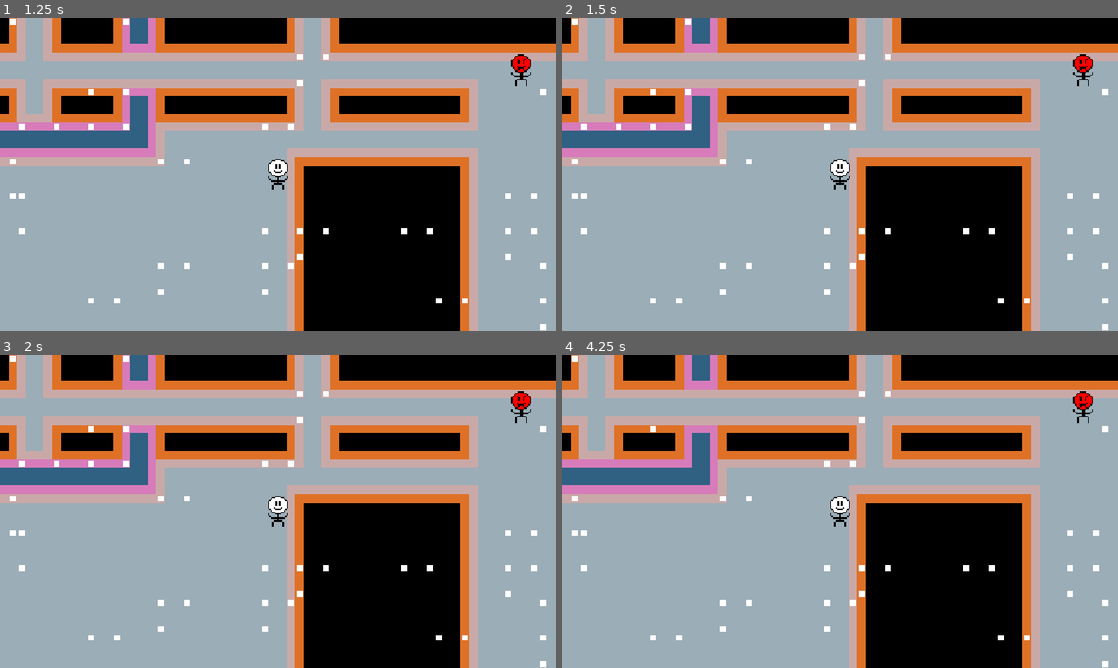
Above: before the commit, frames 1-4 (two rows, left to right).
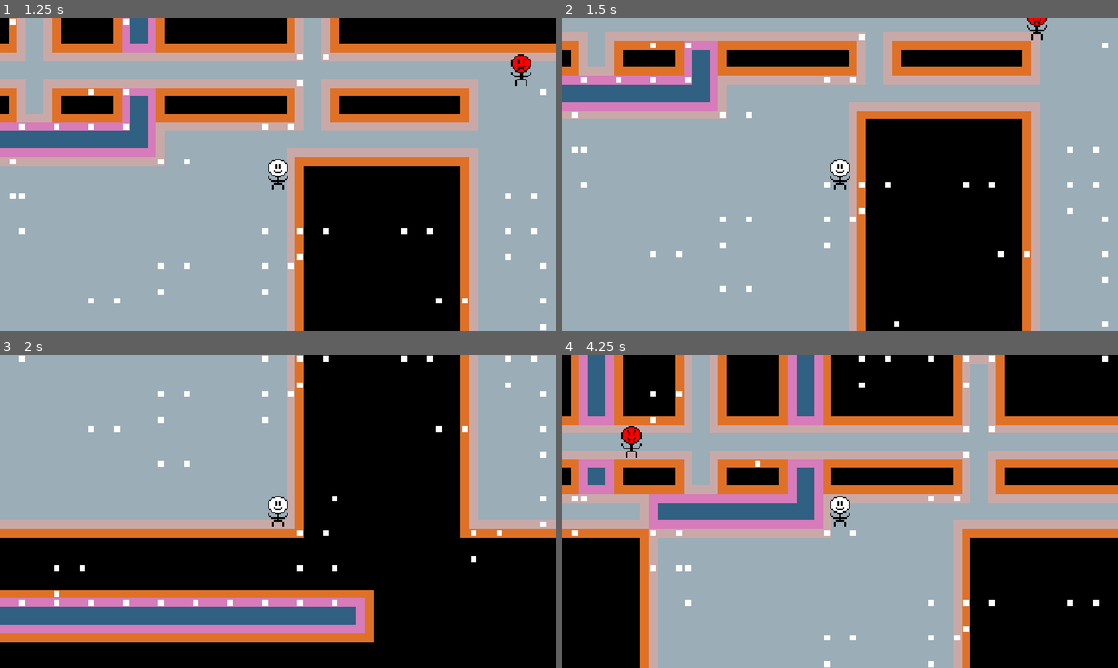
Above: after the commit, the same moments.

Repository: jessica-seabolt/novice
Game: Godot game, scene res://dungeon/dungeon.tscn
Two runs of this game, one before a commit and one after it. Both use one fixed random seed, a clock stepped at 60 frames per second and the inputs below.
Inputs:
- Up to frame 1 (1.25 s): tap Enter at 0.5 s; hold D (move_right) from 0.53 s (still down); hold Shift (sprint) from 0.53 s (still down); tap Ctrl (aim, bound only after the commit) at 0.8 s
- Up to frame 2 (1.5 s): tap Space at 1.25 s; release D (move_right) at 1.28 s; release Shift (sprint) at 1.28 s; hold S (move_down) from 1.28 s (still down); tap Ctrl (aim, bound only after the commit) at 1.35 s
- Up to frame 3 (2 s): keep holding S (move_down); tap Shift (sprint) at 1.55 s
- Up to frame 4 (4.25 s): release S (move_down) at 2.03 s; hold D (move_right) 2.03-2.78 s; hold Shift (sprint) 2.03-2.78 s; tap Ctrl (aim, bound only after the commit) at 2.3, 2.85, 3.8 s; tap Enter at 2.75 s; hold W (move_up) 2.78-3.53 s; tap Shift (sprint) at 3.05 s; hold A (move_left) from 3.53 s (still down); hold Shift (sprint) from 3.53 s (still down)

Frame 1 is identical in both runs. In frame 2, 36% of the frame differs, in the area x 0-100%, y 0-100%; in frame 3, 69%; in frame 4, 71%.

Commit message:
Add turning in place; refine when runs stop
- Hold aim (Ctrl or left shoulder) and press a direction to turn
- While aiming, an overlay shows the grid and the line of tiles the
  player faces, up to the first wall
- Entities now have a facing direction, set by each step or by face()
- A run stops when the player's own step lands next to an entity, not
  when an entity walks up to the player
- After a run stops, letting go of sprint while holding the direction
  walks on; letting go of the direction still allows a fresh run
- Stick input only cancels a run when pointed 90 degrees or more away
  from it, or let go and pushed again, so stick wobble doesn't stop runs
- Hug my wife

Diff:
--- a/entity/entity.gd
+++ b/entity/entity.gd
@@ -4,6 +4,7 @@
 signal placed
 
 var grid_position: Vector2i
+var facing: Vector2i = Vector2i.DOWN
 var floor_state: FloorState
 
 var _tilemap_layer: TileMapLayer
@@ -40,6 +41,7 @@
     var to: Vector2i = grid_position + direction
     floor_state.occupancy.move(self, grid_position, to)
     grid_position = to
+    facing = direction
 
     # Finish an almost-done slide rather than cutting its last frame
     if _step_tween != null and _step_tween.is_running():
@@ -51,6 +53,16 @@
     _step_tween.tween_property(self, "position", _slide_target, duration)
 
 
+func face(direction: Vector2i) -> void:
+    facing = direction
+
+
+## A tile's area in the same space as the entity's position
+func tile_rect(p: Vector2i) -> Rect2:
+    var size: Vector2 = Vector2(_tilemap_layer.tile_set.tile_size)
+    return Rect2(_tilemap_layer.map_to_local(p) - size / 2.0, size)
+
+
 ## Waits for the current slide to end
 func finish_slide() -> void:
     if _step_tween != null and _step_tween.is_running():
--- /dev/null
+++ b/entity/player/aim_overlay.gd
@@ -0,0 +1,54 @@
+class_name AimOverlay extends Node2D
+## While aim is held, shows the grid and the line of tiles the player is facing
+
+const GRID_COLOR: Color = Color(1.0, 1.0, 1.0, 0.15)
+const LINE_COLOR: Color = Color(1.0, 1.0, 1.0, 0.5)
+
+# What was last drawn, so it only redraws when something changes
+var _drawn_position: Vector2i
+var _drawn_facing: Vector2i
+
+@onready var _entity: Entity = get_parent() as Entity
+
+
+func _ready() -> void:
+    # Drawn in the floor's space
+    top_level = true
+    z_index = 1
+    visible = false
+
+
+func _process(_delta: float) -> void:
+    var aiming: bool = _entity.floor_state != null and Input.is_action_pressed(&"aim")
+    var changed: bool = (
+        _entity.grid_position != _drawn_position or _entity.facing != _drawn_facing
+    )
+    if aiming and (not visible or changed):
+        _drawn_position = _entity.grid_position
+        _drawn_facing = _entity.facing
+        queue_redraw()
+    visible = aiming
+
+
+func _draw() -> void:
+    var grid: FloorGrid = _entity.floor_state.grid
+    var first: Rect2 = _entity.tile_rect(Vector2i.ZERO)
+    var origin: Vector2 = first.position
+    var size: Vector2 = first.size
+    var far: Vector2 = origin + size * Vector2(grid.width, grid.height)
+
+    var lines: PackedVector2Array = PackedVector2Array()
+    for x: int in range(grid.width + 1):
+        var line_x: float = origin.x + size.x * x
+        lines.append(Vector2(line_x, origin.y))
+        lines.append(Vector2(line_x, far.y))
+    for y: int in range(grid.height + 1):
+        var line_y: float = origin.y + size.y * y
+        lines.append(Vector2(origin.x, line_y))
+        lines.append(Vector2(far.x, line_y))
+    draw_multiline(lines, GRID_COLOR, 1.0)
+
+    var p: Vector2i = _entity.grid_position + _entity.facing
+    while grid.is_in_bounds(p) and not grid.is_wall(p):
+        draw_rect(_entity.tile_rect(p), LINE_COLOR, false, 2.0)
+        p += _entity.facing
--- a/entity/player/player.tscn
+++ b/entity/player/player.tscn
@@ -3,6 +3,7 @@
 [ext_resource type="Script" uid="uid://dg5llvtgjj0qd" path="res://entity/entity.gd" id="1_entity"]
 [ext_resource type="Script" uid="uid://dy3jluem0hnvd" path="res://entity/player/player_control.gd" id="1_e6ar1"]
 [ext_resource type="Texture2D" uid="uid://2jb32pypqpnd" path="res://graphics/sprites/test_player_sprite.png" id="2_4pl66"]
+[ext_resource type="Script" uid="uid://cs3v3fjlex8ed" path="res://entity/player/aim_overlay.gd" id="6_aim"]
 
 [sub_resource type="SpriteFrames" id="SpriteFrames_86mg2"]
 animations = [{
@@ -26,3 +27,6 @@
 
 [node name="PlayerControl" type="Node" parent="." unique_id=1447607903]
 script = ExtResource("1_e6ar1")
+
+[node name="AimOverlay" type="Node2D" parent="." unique_id=377317734]
+script = ExtResource("6_aim")
--- a/entity/player/player_control.gd
+++ b/entity/player/player_control.gd
@@ -1,5 +1,5 @@
 class_name PlayerControl extends Node
-## Moves its entity from player input, including running
+## Moves its entity from player input
 
 ## Seconds per walking step
 const STEP_DURATION: float = 0.15
@@ -13,6 +13,10 @@
 var _run_direction: Vector2i = Vector2i.ZERO
 # Stops a key held from a run from walking on
 var _needs_fresh_press: bool = false
+# Set by a step that lands next to an entity
+var _stepped_into_contact: bool = false
+# Set when the stick returns to centre during a run
+var _stick_centred: bool = false
 
 @onready var _entity: Entity = get_parent() as Entity
 
@@ -25,7 +29,12 @@
 
 func _unhandled_input(event: InputEvent) -> void:
     # A fresh direction press cancels a run
-    if _run_direction == Vector2i.ZERO or not _is_direction_press(event):
+    if _run_direction == Vector2i.ZERO:
+        return
+    if event is InputEventJoypadMotion:
+        if not _stick_cancels_run():
+            return
+    elif not _is_direction_press(event):
         return
     _stop_run()
     get_viewport().set_input_as_handled()
@@ -36,17 +45,27 @@
 
     var state: FloorState = _entity.floor_state
     if _run_direction != Vector2i.ZERO:
-        if RunRules.should_continue(state, _entity.grid_position, _run_direction):
+        var keep_running: bool = (
+            not _stepped_into_contact
+            and RunRules.should_continue(state, _entity.grid_position, _run_direction)
+        )
+        if keep_running:
             _step(_run_direction, RUN_STEP_DURATION)
             return
         _stop_run()
 
     while true:
         var direction: Vector2i = await _wait_for_direction()
+        # Turning in place is free
+        if Input.is_action_pressed(&"aim"):
+            _entity.face(direction)
+            await get_tree().process_frame
+            continue
         if MoveRules.can_step(state, _entity.grid_position, direction):
             # Sprint held starts a run
             if Input.is_action_pressed(&"sprint"):
                 _run_direction = direction
+                _stick_centred = false
                 _step(direction, RUN_STEP_DURATION)
             else:
                 _step(direction, STEP_DURATION)
@@ -56,9 +75,13 @@
 
 
 func _wait_for_direction() -> Vector2i:
-    # Everything must be let go after a run
+    # After a run, the direction must be let go, unless letting go of sprint walks on instead
     if _needs_fresh_press:
-        while _held_direction() != Vector2i.ZERO:
+        var sprint_held: bool = Input.is_action_pressed(&"sprint")
+        while _held_direction() != Vector2i.ZERO and not Input.is_action_pressed(&"aim"):
+            if sprint_held and not Input.is_action_pressed(&"sprint"):
+                break
+            sprint_held = Input.is_action_pressed(&"sprint")
             await get_tree().process_frame
         _needs_fresh_press = false
 
@@ -81,7 +104,10 @@
 
 # Everything else slides at the player's pace
 func _step(direction: Vector2i, duration: float) -> void:
-    _entity.floor_state.step_duration = duration
+    var state: FloorState = _entity.floor_state
+    # Entities walking up to the player don't count
+    _stepped_into_contact = RunRules.steps_into_contact(state, _entity.grid_position, direction)
+    state.step_duration = duration
     _entity.step(direction, duration)
 
 
@@ -95,6 +121,16 @@
     return Vector2i(signi(roundi(input.x)), signi(roundi(input.y)))
 
 
+# Only cancels by turning 90 degrees or more from the run
+# or by being let go and pushed again
+func _stick_cancels_run() -> bool:
+    var held: Vector2i = _held_direction()
+    if held == Vector2i.ZERO:
+        _stick_centred = true
+        return false
+    return _stick_centred or held.x * _run_direction.x + held.y * _run_direction.y <= 0
+
+
 func _is_direction_press(event: InputEvent) -> bool:
     for action: StringName in MOVE_ACTIONS:
         if event.is_action_pressed(action):
--- a/entity/run_rules.gd
+++ b/entity/run_rules.gd
@@ -8,8 +8,6 @@
         return false
     # Always, so stairs can't be run past
     if _near_stairs(grid, at):
-        return false
-    if _next_to_entity(state, at):
         return false
 
     if grid.is_room(at):
@@ -36,11 +34,16 @@
     return false
 
 
-# Temporary until line of sight
-static func _next_to_entity(state: FloorState, at: Vector2i) -> bool:
+## Whether stepping from "from" puts the runner next to an entity it wasn't already next to
+## Temporary until line of sight
+static func steps_into_contact(state: FloorState, from: Vector2i, direction: Vector2i) -> bool:
+    var to: Vector2i = from + direction
     for y: int in range(-1, 2):
         for x: int in range(-1, 2):
-            if (x != 0 or y != 0) and state.occupancy.is_occupied(at + Vector2i(x, y)):
+            var p: Vector2i = to + Vector2i(x, y)
+            if p == to or p == from or not state.occupancy.is_occupied(p):
+                continue
+            if absi(p.x - from.x) > 1 or absi(p.y - from.y) > 1:
                 return true
     return false
 
--- a/project.godot
+++ b/project.godot
@@ -26,6 +26,12 @@
 
 [input]
 
+aim={
+"deadzone": 0.2,
+"events": [Object(InputEventKey,"resource_local_to_scene":false,"resource_name":"","device":-1,"window_id":0,"alt_pressed":false,"shift_pressed":false,"ctrl_pressed":false,"meta_pressed":false,"pressed":false,"keycode":0,"physical_keycode":4194326,"key_label":0,"unicode":0,"location":0,"echo":false,"script":null)
+, Object(InputEventJoypadButton,"resource_local_to_scene":false,"resource_name":"","device":-1,"button_index":9,"pressure":0.0,"pressed":true,"script":null)
+]
+}
 move_up={
 "deadzone": 0.2,
 "events": [Object(InputEventKey,"resource_local_to_scene":false,"resource_name":"","device":-1,"window_id":0,"alt_press …(190 unchanged characters)…
Not shown, added: entity/player/aim_overlay.gd.uid
